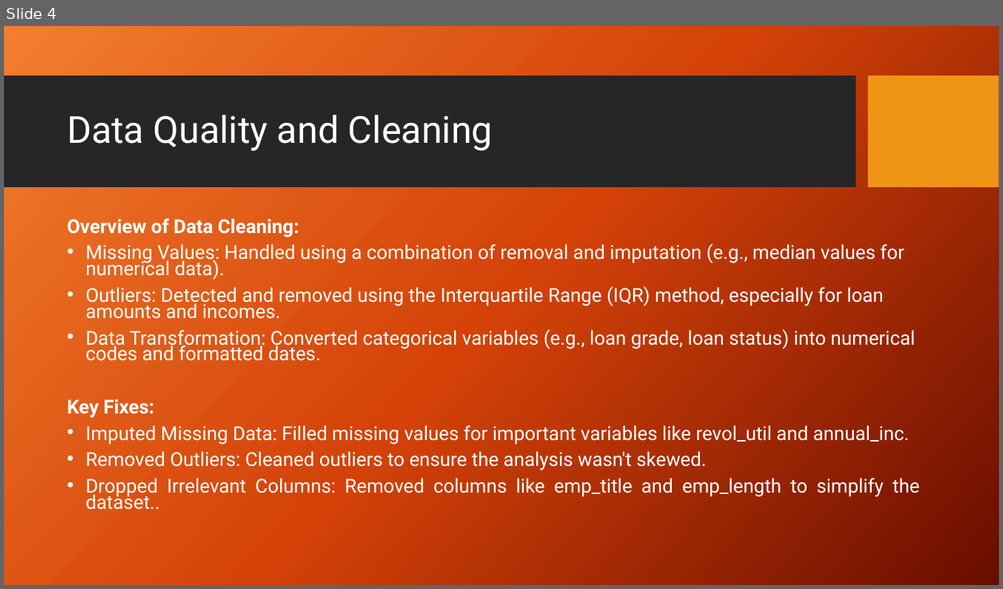
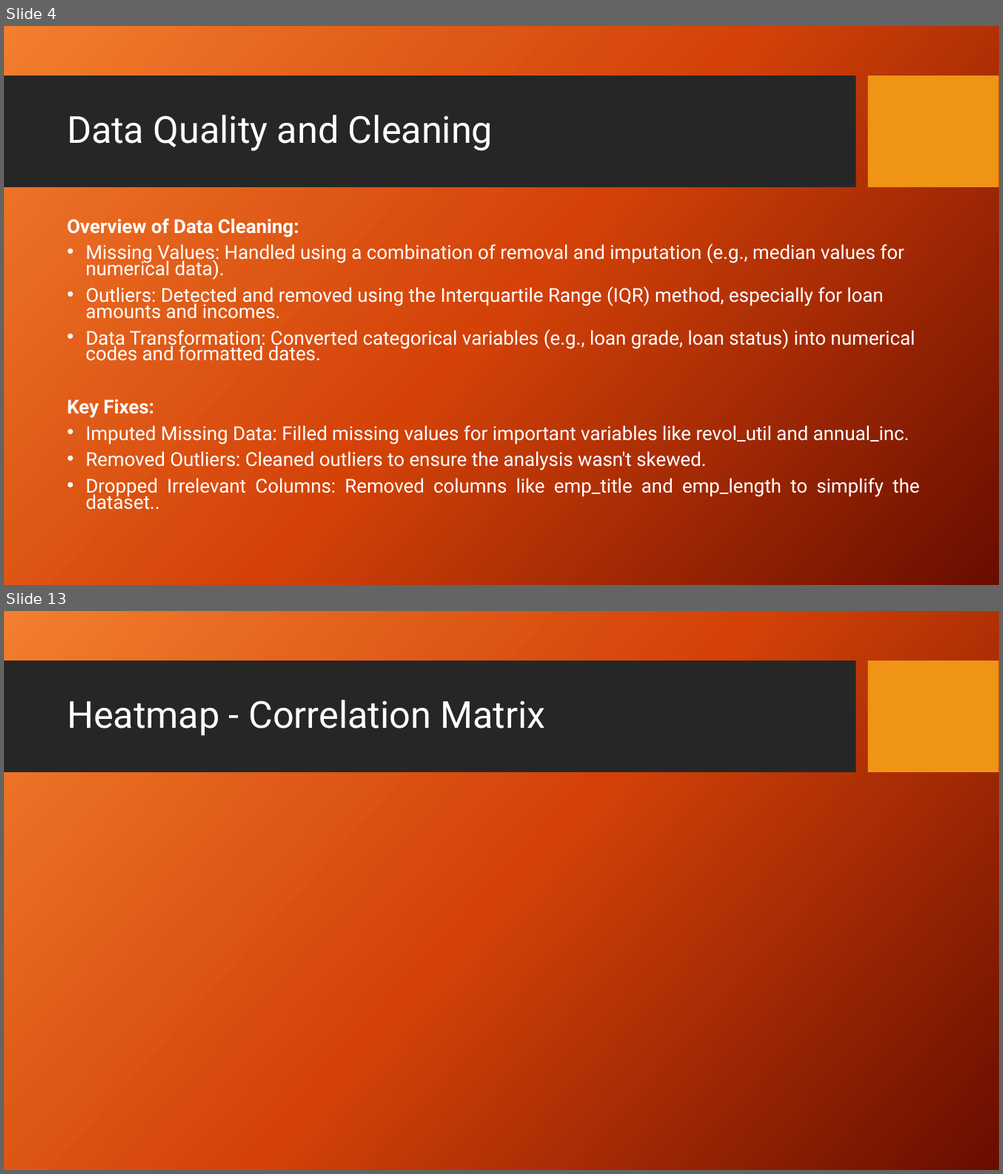
Before and after one commit to jafarijason/ds_001_lending_club_case_study, a slide deck: Presentation.pptx. Shown one above the other, each under a label of ours: slide 4 before the commit, slides 4 and 13 after it; the slides between them are not shown. The pictures are 1003x589 and 1003x1174 pixels, drawn with LibreOffice and Linux fonts; fonts in the diff are those of the drawing; background and template pictures are left out. Boxes give left, top, right and bottom in pixels: in the first picture for what was removed or moved away, otherwise in the second. Text is boxed around its words. In the diff, an @@ line names an element or a change of style, - is before the commit and + after.

```diff
--- a/Presentation.pptx
+++ b/Presentation.pptx
@@ slide 13 added at [4, 611, 999, 1170], background picture (left out); not listed: 2 template elements that a slide beside it also shows @@
@@ title added at [67, 700, 546, 736], 36 pt, text #FFFFFF @@
+Heatmap - Correlation Matrix
```
Also in this commit, not shown: 1 slide changed, 9 other slides added, 1 slide removed.
